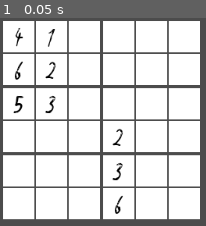
Above: before the commit, frame 1.
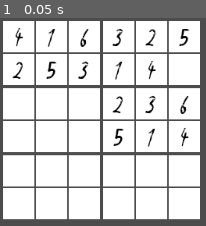
Above: after the commit, the same moment.

Repository: Ignashe/SudokuSlayer1
Game: Godot game, scene res://Node2D.tscn
Same seed, same stepped clock (60 frames per second), same inputs: the game is played once before the commit and once after it.
Inputs:
- Up to frame 1 (0.05 s): no input

The runs differ from the first frame. In frame 1, 3.4% of the frame differs, in the area x 5-92%, y 5-95%.

Commit message:
Sudoku Comença a generar numeros

Diff:
--- a/Sudoku.gd
+++ b/Sudoku.gd
@@ -41,9 +41,66 @@
 				panels[i * fila + j].get_node("Label").text = str(numero)
 
 func fill_numbers():
-	for n in 3:
+	for n in 2:
 		var numeros = [ 1, 2, 3, 4, 5, 6]
 		numeros.shuffle()
-		for i in range(n * 3, n * 3 + 3):
-			for j in range(n * 3, n * 2 + 2):
+		for i in range(n * 2, n * 2 + 2):
+			for j in range(n * 3, n * 3 + 3):
 				arr[i * fila + j] = numeros.pop_back()
+	fill_buits()
+
+func fill_buits():
+	var find_null = arr.find(null)
+	if find_null == -1:
+		return true
+
+	var i = find_null / fila
+	var j = find_null % columna
+
+	var candidats = get_numeros_candidats(i, j)
+	if !candidats:
+		return false
+	var fill
+	while candidats:
+		fill = candidats.pop_back()
+		arr[i * fila + j] = fill
+
+	fill_buits()
+
+
+func get_numeros_candidats(i , j):
+	var numeros = [ 1, 2, 3, 4, 5, 6]
+	for numero in get_fila_numbers(i):
+		numeros.erase(numero)
+	for numero in get_columna_numbers(j):
+		numeros.erase(numero)
+	for numero in get_area_numbers(i ,j):
+		numeros.erase(numero)
+	return numeros
+
+func get_fila_numbers(i):
+	var resolucio = []
+	for j in columna:
+		var numero = arr[i * fila + j]
+		if numero:
+			resolucio.append(numero)
+	return resolucio
+
+func get_columna_numbers(j):
+	var resolucio = []
+	for i in fila:
+		var numero = arr[i * fila + j]
+		if numero:
+			resolucio.append(numero)
+	return resolucio
+
+func get_area_numbers(i ,j):
+	var distancia_i = i / 3 * 2
+	var distancia_j = j / 3 * 3
+	var resolucio = []
+	for area_i in range(distancia_i, distancia_i + 2):
+		for area_j in range(distancia_j, distancia_j + 3):
+			var numero = arr[area_i * fila + area_j]
+			if numero:
+				resolucio.append(numero)
+	return resolucio
